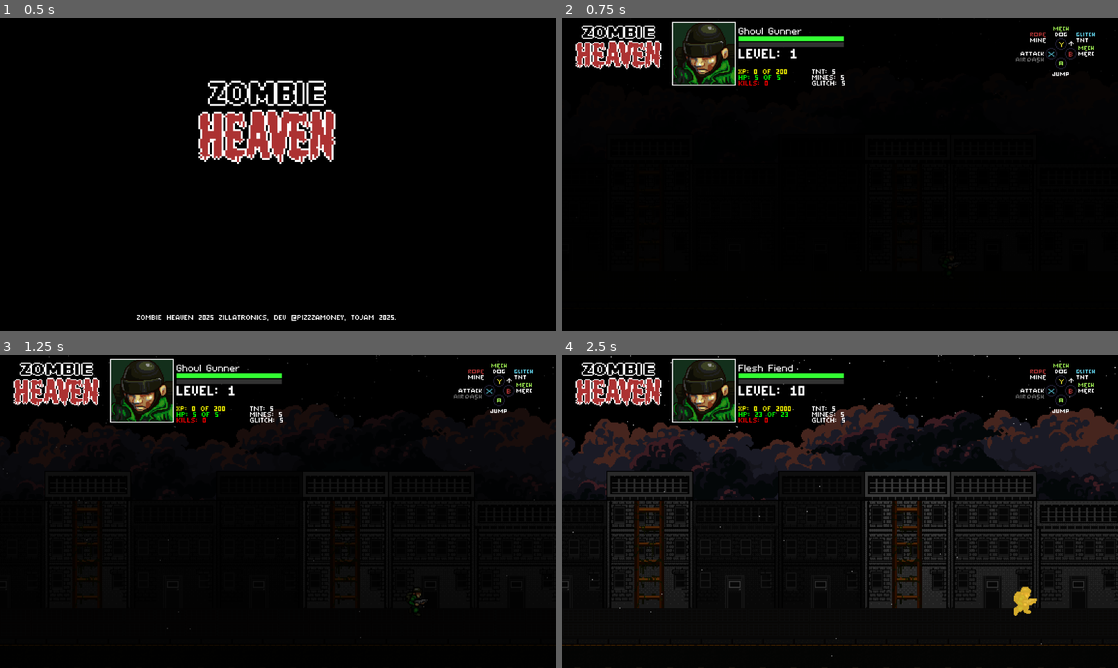
Above: before the commit, frames 1-4 (two rows, left to right).
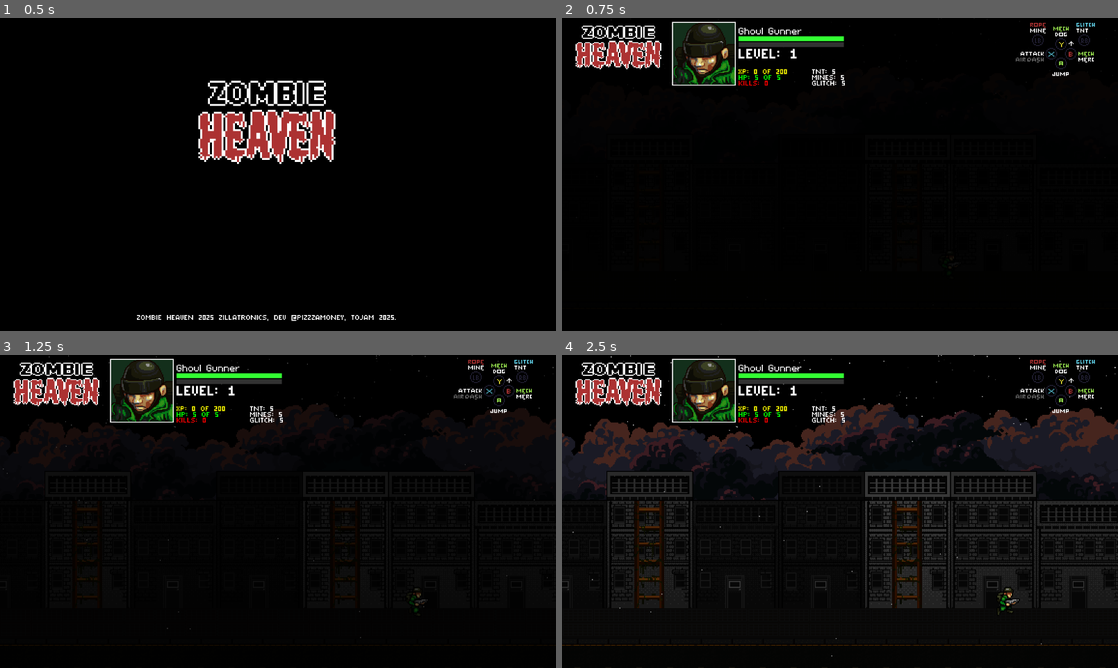
Above: after the commit, the same moments.

Repository: Tekknobot/ZombieSlug
Game: Godot game, scene res://Scenes/Titlescreen.tscn
Two runs of this game, one before a commit and one after it. Both use one fixed random seed, a clock stepped at 60 frames per second and the inputs below.
Inputs:
- Up to frame 1 (0.5 s): no input
- Up to frame 2 (0.75 s): tap Enter (ui_accept) at 0.5 s; hold Right (ui_right) from 0.53 s (still down)
- Up to frame 3 (1.25 s): keep holding Right (ui_right); tap Enter (ui_accept) at 0.77 s
- Up to frame 4 (2.5 s): release Right (ui_right) at 1.28 s; hold Down (ui_down) 1.28-2.03 s; tap Enter (ui_accept) at 1.52 s; hold Right (ui_right) from 2.03 s (still down)

Frame 1 is identical in both runs. In frame 2, 0.3% of the frame differs, in the area x 84-96%, y 1-15%; in frame 3, 0.3%; in frame 4, 0.9%, in the area x 31-96%, y 1-84%.

Commit message:
Adjust button png.

Diff:
--- a/Scripts/soldier.gd
+++ b/Scripts/soldier.gd
@@ -223,7 +223,7 @@
 	shock_effect.visible = false
 
 	await get_tree().create_timer(1).timeout
-	Playerstats.set_level(10)
+	Playerstats.set_level(1)
 
 func _physics_process(delta: float) -> void:
 	if is_dead:
@@ -328,7 +328,7 @@
 	if Input.is_action_just_pressed("attack") and attack_ready:
 		_on_attack()
 
-	if Input.is_action_just_pressed("grenade") and grenade_cooldown_timer.is_stopped():
+	if Input.is_action_just_pressed("grenade") and grenade_cooldown_timer.is_stopped() and not on_roof:
 		if Playerstats.use_grenade():
 			_throw_grenade()
 			grenade_cooldown_timer.start()
Not shown, added: Audio/Tracks/Enter Da Zombie (Demo).mp3.import
Not shown: 2 places in Scenes/game_over_manager.tscn that only renumber resources
Binary file changed: UI/buttons.png
Not shown, changed: Audio/Tracks/Enter Da Zombie (Demo).mp3
